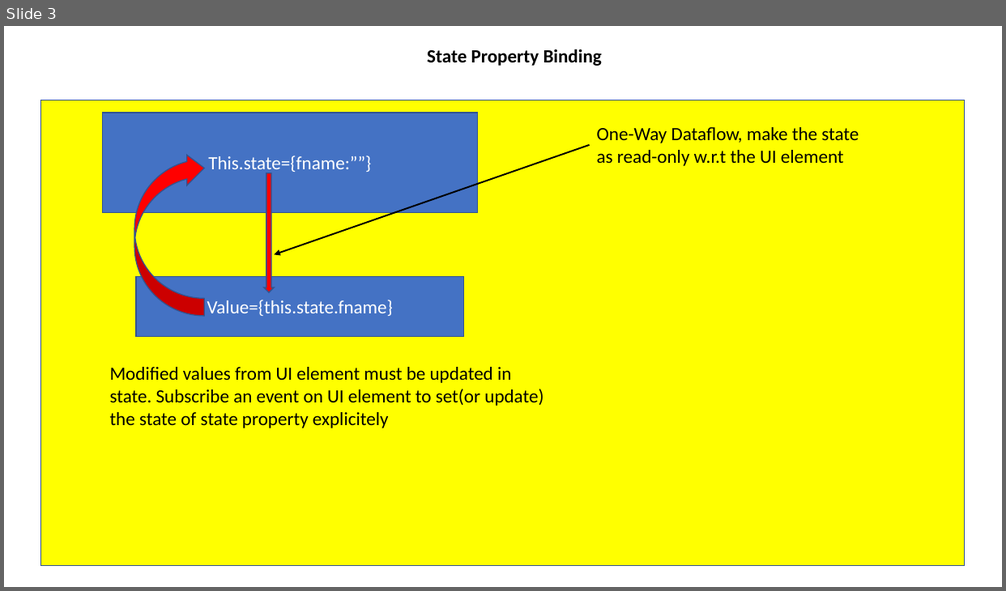
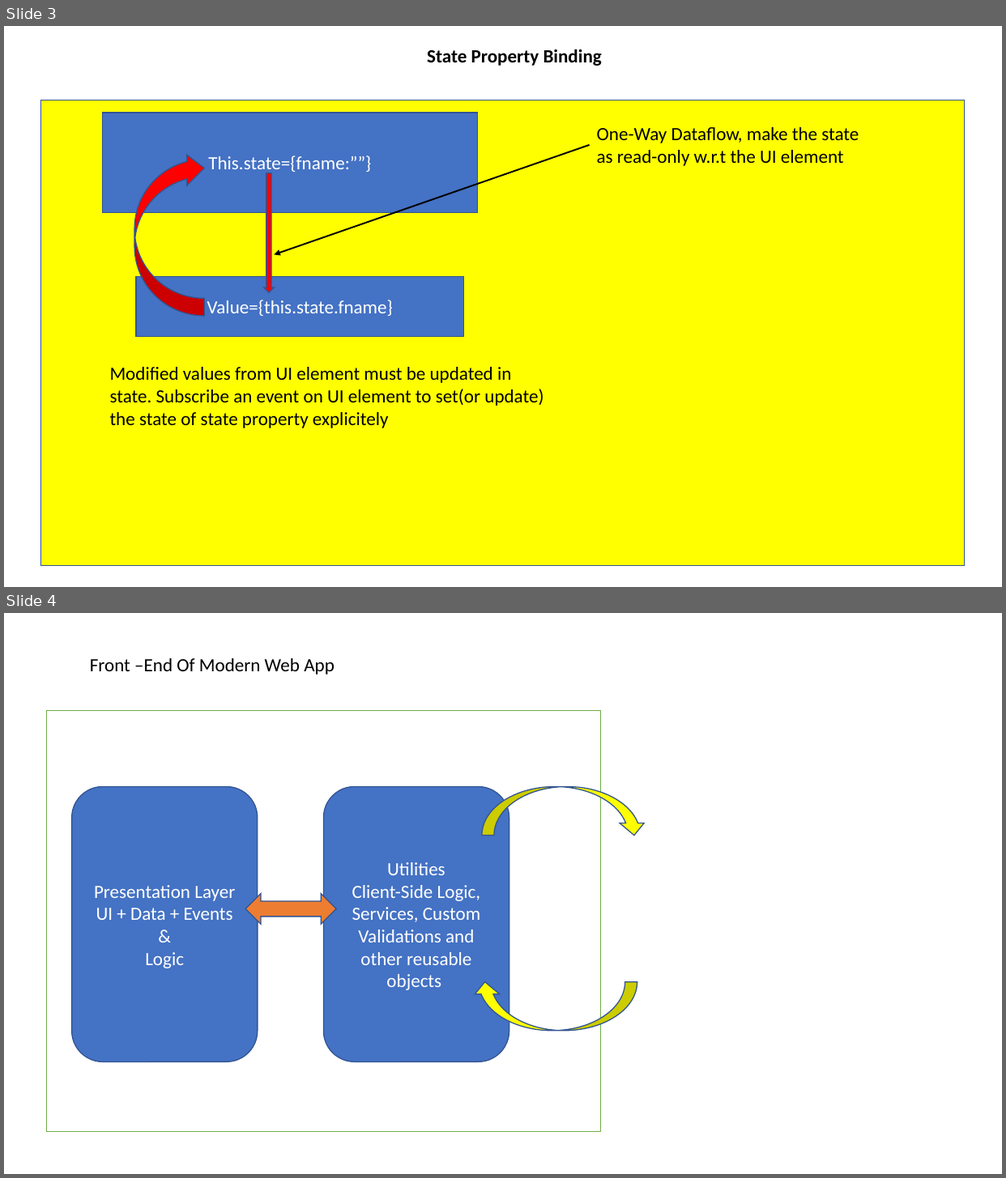
Before and after one commit to maheshsabnis/react-sigtedge, a slide deck: Notes_Images.pptx. Shown one above the other, each under a label of ours: slide 3 before the commit, slides 3 and 4 after it. The pictures are 1006x591 and 1006x1178 pixels, drawn with LibreOffice and Linux fonts; fonts in the diff are those of the drawing. Boxes give left, top, right and bottom in pixels: in the first picture for what was removed or moved away, otherwise in the second. Text is boxed around its words. In the diff, an @@ line names an element or a change of style, - is before the commit and + after.

```diff
--- a/Notes_Images.pptx
+++ b/Notes_Images.pptx
@@ slide 4 added at [4, 613, 1002, 1174], background #FFFFFF @@
@@ text added at [90, 658, 334, 675], 18 pt, text #000000 @@
+Front –End Of Modern Web App
@@ rectangle added at [47, 710, 602, 1131], fill #FFFFFF, outline #70AD47 1 pt @@
@@ rounded rectangle added at [72, 786, 258, 1063], fill #4472C4, outline #325491 1 pt, 18 pt, text #FFFFFF @@
+Presentation Layer
+UI + Data + Events
+&
+Logic
@@ rounded rectangle added at [324, 786, 509, 1063], fill #4472C4, outline #325491 1 pt, 18 pt, text #FFFFFF @@
+Utilities
+Client-Side Logic, Services, Custom Validations and other reusable objects
@@ curved down arrow added at [482, 786, 646, 835], fill #FFFF00, outline #325491 1 pt @@
@@ left right arrow added at [246, 894, 336, 924], fill #ED7D31, outline #325491 1 pt @@
@@ curved down arrow added at [473, 982, 637, 1031], fill #FFFF00, outline #325491 1 pt @@
```
Also in this commit, not shown: 1 other slide added, 14 other files.
